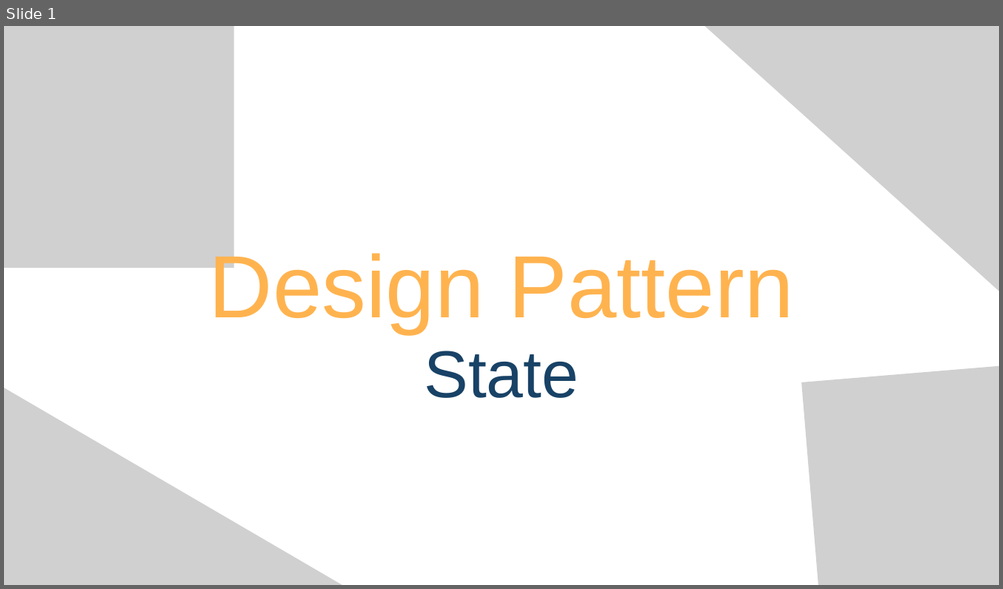
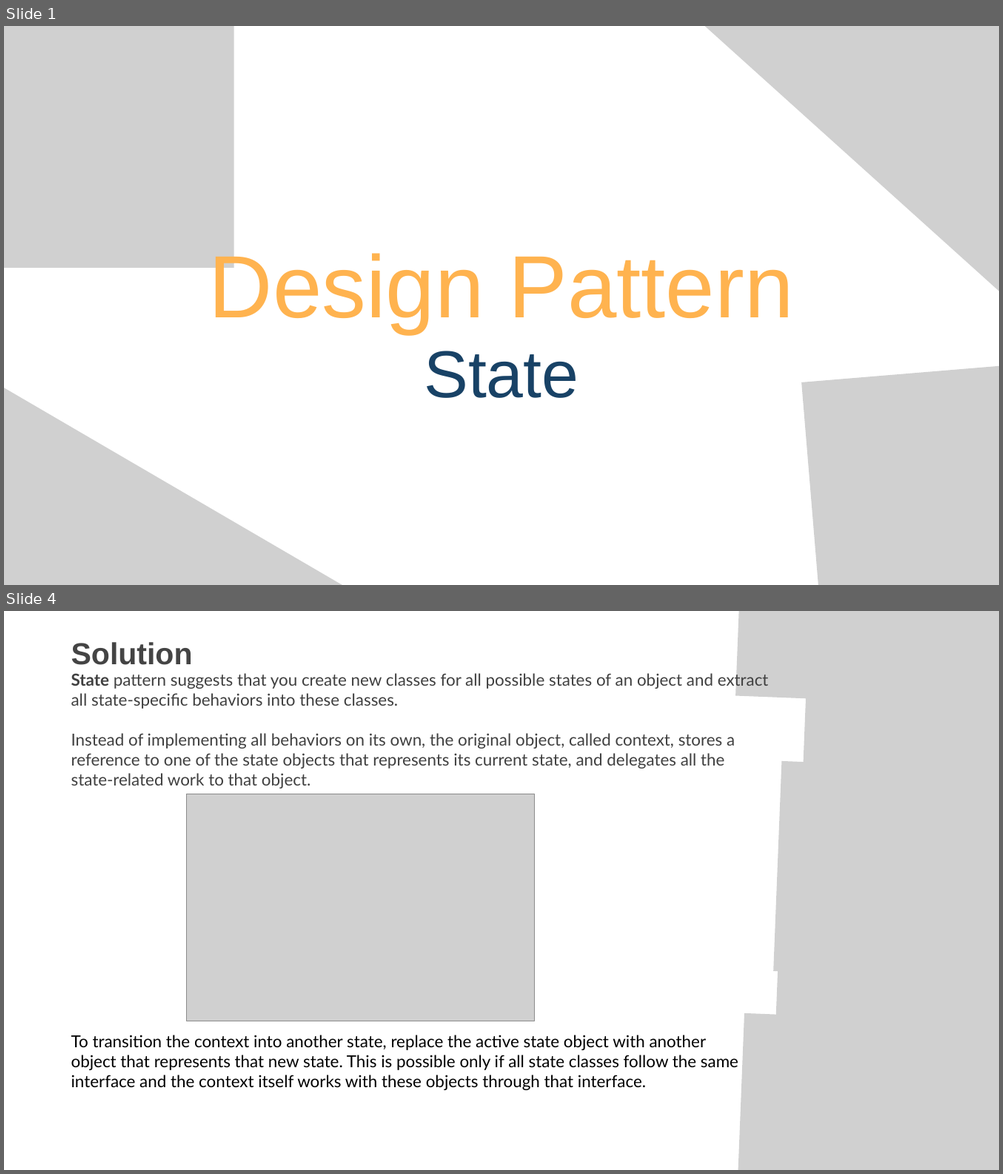
Before and after one commit to imdeni/designpattern, a slide deck: State.pptx. Shown one above the other, each under a label of ours: slide 1 before the commit, slides 1 and 4 after it; the slides between them are not shown. The pictures are 1003x589 and 1003x1174 pixels, drawn with LibreOffice and Linux fonts; fonts in the diff are those of the drawing; grey boxes stand for pictures. Boxes give left, top, right and bottom in pixels: in the first picture for what was removed or moved away, otherwise in the second. Text is boxed around its words. In the diff, an @@ line names an element or a change of style, - is before the commit and + after.

```diff
--- a/State.pptx
+++ b/State.pptx
@@ slide 4 added at <box>4,611,999,1170</box>, background #FFFFFF @@
@@ picture added at <box>735,611,999,706</box> @@
@@ picture added at <box>800,624,999,845</box> @@
@@ text added at <box>71,642,193,665</box>, 44 pt, text #444444, bold @@
+Solution
@@ text added at <box>71,672,768,789</box>, 24 pt, text #404040 @@
+State pattern suggests that you create new classes for all possible states of an object and extract all state-specific behaviors into these classes.
+Instead of implementing all behaviors on its own, the original object, called context, stores a reference to one of the state objects that represents its current state, and delegates all the state-related work to that object.
@@ picture added at <box>773,761,999,982</box> @@
@@ picture added at <box>187,794,535,1021</box> @@
@@ picture added at <box>773,871,999,1093</box> @@
@@ picture added at <box>733,1014,999,1170</box> @@
@@ text added at <box>71,1035,738,1091</box>, 24 pt, text #000000 @@
+To transition the context into another state, replace the active state object with another object that represents that new state. This is possible only if all state classes follow the same interface and the context itself works with these objects through that interface.
```
Also in this commit, not shown: 4 slides changed, 1 other slide added, 1 slide removed, 14 other files.
